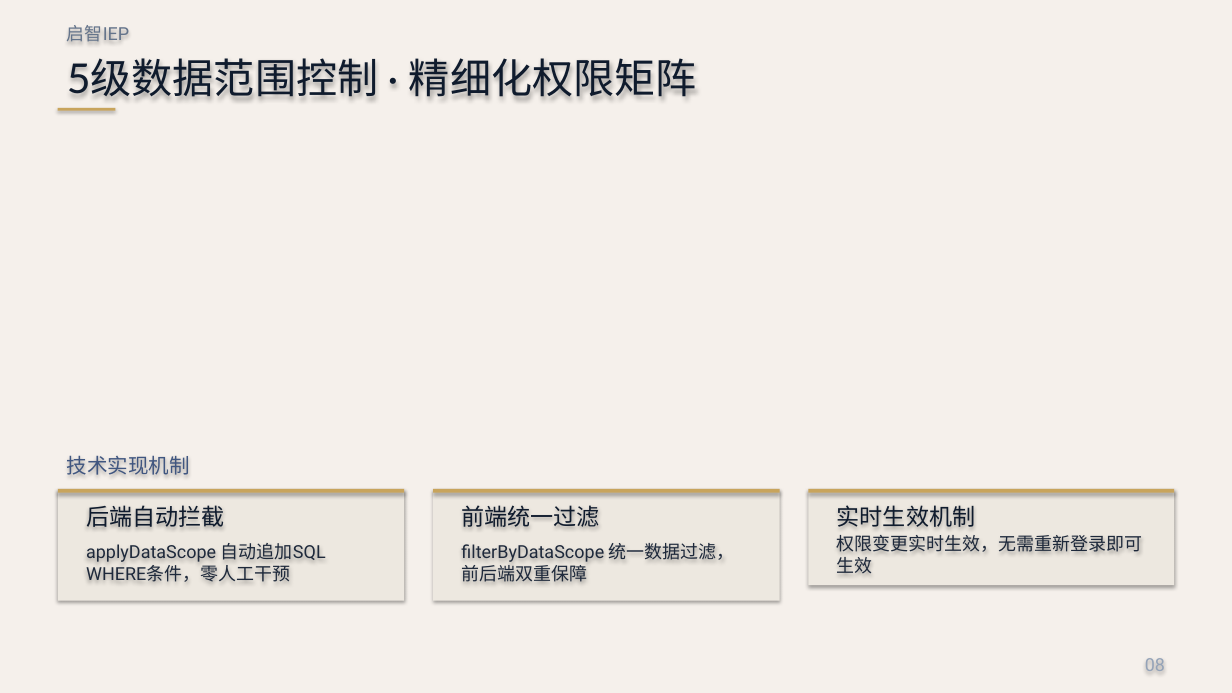
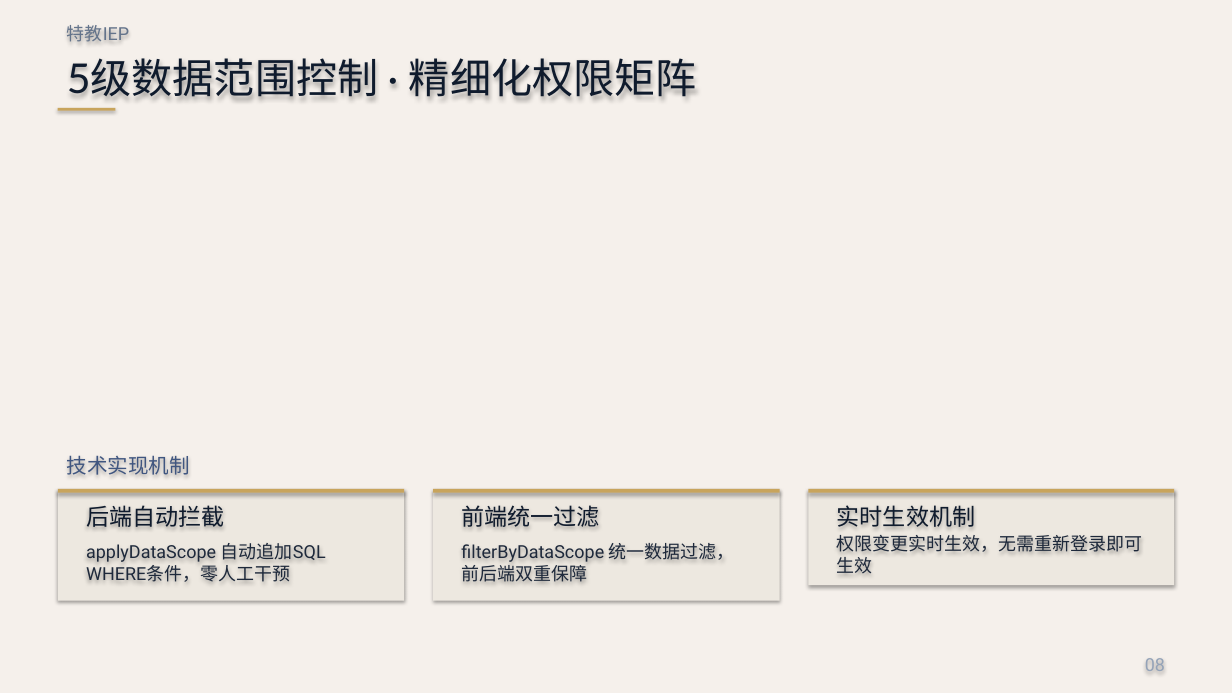
Before and after one commit to dg13788/iep-system, a slide deck: slide 8 of ppt/iep_demo_v2.pptx. Drawn at 1232x693 pixels with LibreOffice and Linux fonts; fonts in the diff are those of the drawing. Boxes give left, top, right and bottom in pixels: in the first picture for what was removed or moved away, otherwise in the second. Text is boxed around its words. In the diff, an @@ line names an element or a change of style, - is before the commit and + after.

Commit message:
chore: unify author identity as 特教IEP

```diff
--- a/ppt/iep_demo_v2.pptx
+++ b/ppt/iep_demo_v2.pptx
@@ text at [67, 25, 129, 42]: text changed @@
-启智IEP
+特教IEP
```
Also in this commit, not shown: 15 other slides changed, 12 other files.
